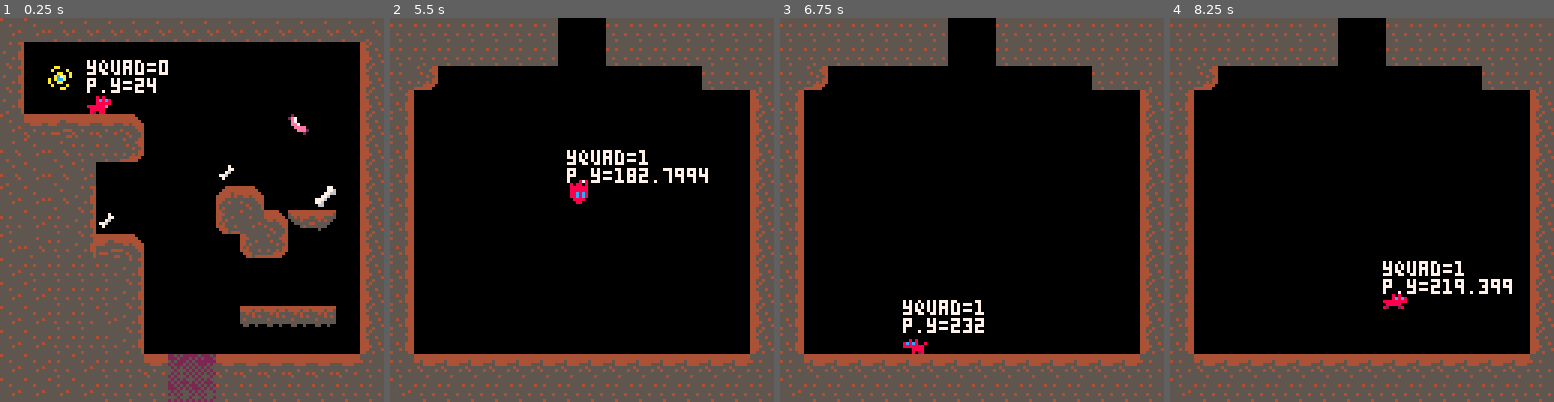
Above: before the commit, frames 1-4 (left to right).
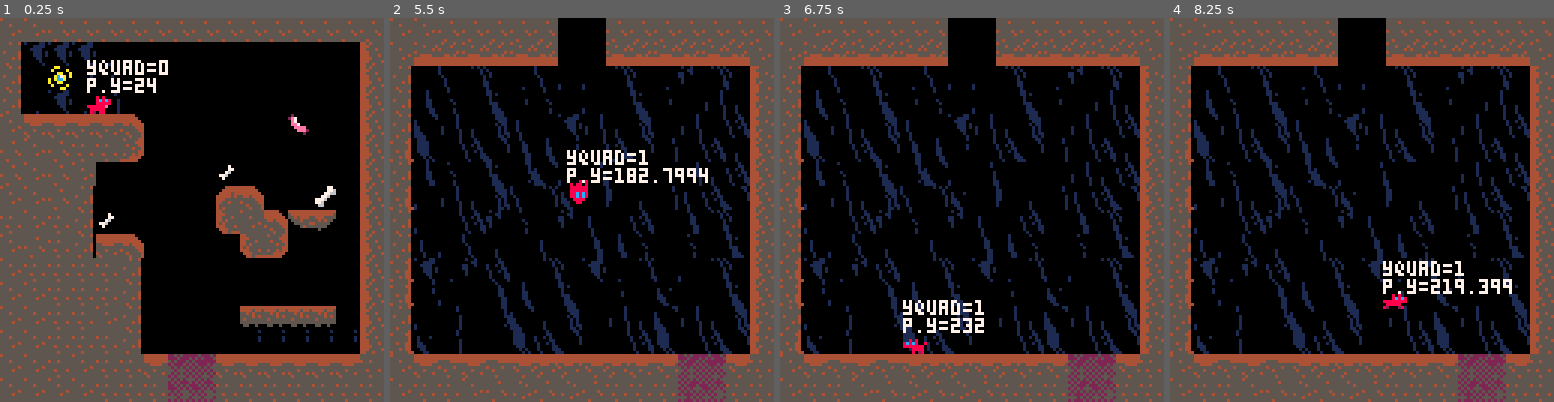
Above: after the commit, the same moments.

Repository: phf5kw/GoodBoy
Game: PICO-8 cartridge game1.p8
Same seed, same stepped clock (60 frames per second), same inputs: the game is played once before the commit and once after it.
Inputs:
- Up to frame 1 (0.25 s): no input
- Up to frame 2 (5.5 s): tap O (Z key) at 0.33, 0.7, 1.43, 2.22, 3.1, 3.98, 4.87 s; hold Left 1.97-2.37 s; hold Right 2.87-3.53 s; hold Up 3.58-4.08 s; hold Right 4.13-4.53 s; hold Left from 5.13 s (still down)
- Up to frame 3 (6.75 s): tap O (Z key) at 5.75, 6.63 s; release Left at 5.8 s; hold Up 5.85-6.18 s; hold Left 6.23-6.63 s
- Up to frame 4 (8.25 s): hold Right 7.13-7.8 s; tap O (Z key) at 7.52 s; hold Up from 7.85 s (still down)

The runs differ from the first frame. In frame 1, 1.4% of the frame differs, in the area x 5-93%, y 6-88%; in frame 2, 16%; in frame 3, 16%; in frame 4, 16%, in the area x 0-100%, y 0-100%.

Commit message:
background

Diff:
--- a/game1.p8
+++ b/game1.p8
@@ -256,6 +256,12 @@
 		end
 	end
 
+	--quad teleport
+	if player.y>=63*8 then
+		player.y=0
+		player.x+=128
+	end
+
 	player.x+=player.dx
 	player.y+=player.dy
 
@@ -341,15 +347,18 @@
 end
 
 function cam_update()
-	newcamx=flr(player.x/128)*128 newcamy=flr(player.y/128)*128
-	--move y every screen down
-	if newcamy!=camy then
+
+	newcamx=flr(player.x/128)*128
+	newcamy=flr(player.y/128)*128
+
+	--instant transition if ylim hit
+	if newcamx!=camx then
+		camx=newcamx
+		camy=newcamy
+	elseif newcamy!=camy then
+		--move y every screen down
 		camy+=16*sgn(newcamy-camy)
 	end
-	--move x over when hit screen end
-	--if newcamx!=camx then
-		--camx=cam
-	--end
 
 	camera(camx,camy)
 end
@@ -427,39 +436,102 @@
 
 
 
+…(63 lines of a section not shown)…
 __gff__
 0001010000010000000000000808100000010100000100000000000020204000000000000000000000000000000000000000000000000000000000000000000003030303030303030000000000000000030303030303030300000000000000000303030303030707000000000000000001010101000007070000000000000000
 0000000000000000000000000000000000000000000000000000000000000000000000000000000000000000000000000000000000000000000000000000000000000000000000000000000000000000000000000000000000000000000000000000000000000000000000000000000000000000000000000000000000000000
 __map__
-5050525252525252525252525252525200000000000000000000000000000000000000000000000000000000000000000000000000000000000000000000000000000000000000000000000000000000000000000000000000000000000000000000000000000000000000000000000000000000000000000000000000000000
-4748484849000000000000000000005600000000000000000000000000000000000000000000000000000000000000000000000000000000000000000000000000000000000000000000000000000000000000000000000000000000000000000000000000000000000000000000000000000000000000000000000000000000
-47341e5859000000000000000000005600000000000000000000000000000000000000000000000000000000000000000000000000000000000000000000000000000000000000000000000000000000000000000000000000000000000000000000000000000000000000000000000000000000000000000000000000000000
-4749484969000000000000000000005600000000000000000000000000000000000000000000000000000000000000000000000000000000000000000000000000000000000000000000000000000000000000000000000000000000000000000000000000000000000000000000000000000000000000000000000000000000
-5040454040430000000000001d00005600000000000000000000000000000000000000000000000000000000000000000000000000000000000000000000000000000000000000000000000000000000000000000000000000000000000000000000000000000000000000000000000000000000000000000000000000000000
-5250525151630000000000000000005600000000000000000000000000000000000000000000000000000000000000000000000000000000000000000000000000000000000000000000000000000000000000000000000000000000000000000000000000000000000000000000000000000000000000000000000000000000
-5250525000000000000c00000000005600000000000000000000000000000000000000000000000000000000000000000000000000000000000000000000000000000000000000000000000000000000000000000000000000000000000000000000000000000000000000000000000000000000000000000000000000000000
-505052470000000000424300000e005600000000000000000000000000000000000000000000000000000000000000000000000000000000000000000000000000000000000000000000000000000000000000000000000000000000000000000000000000000000000000000000000000000000000000000000000000000000
-515051470c000000006250437372005673720000007370720000007372000000707000000000000000000000000000000000000000000000000000000000000000000000000000000000000000000000000000000000000000000000000000000000000000000000000000000000000000000000000000000000000000000000
-5052514745430000000062630000005600000000000000000000000000000000000000000000000000000000000000000000000000000000000000000000000000000000000000000000000000000000000000000000000000000000000000000000000000000000000000000000000000000000000000000000000000000000
-5051515151470000000000000000005600000000000000000000000000000000000000000000000000000000000000000000000000000000000000000000000000000000000000000000000000000000000000000000000000000000000000000000000000000000000000000000000000000000000000000000000000000000
-5050515151470000000000000000005600000000000000000000000000000000000000000000000000000000000000000000000000000000000000000000000000000000000000000000000000000000000000000000000000000000000000000000000000000000000000000000000000000000000000000000000000000000
-5050515150470000000070707070005600000000000000000000000000000000000000000000000000000000000000000000000000000000000000000000000000000000000000000000000000000000000000000000000000000000000000000000000000000000000000000000000000000000000000000000000000000000
-5050515151470000000058585858585651700000007070707000700000707070000000000000000000000000000000000000000000000000000000000000000000000000000000000000000000000000000000000000000000000000000000000000000000000000000000000000000000000000000000000000000000000000
-5050515051514066674040404040405151000000000000000000000000000000000000000000000000000000000000000000000000000000000000000000000000000000000000000000000000000000000000000000000000000000000000000000000000000000000000000000000000000000000000000000000000000000
-5050505051515177775151515151515151414141414141414141414141410000000000000000000000000000000000000000000000000000000000000000000000000000000000000000000000000000000000000000000000000000000000000000000000000000000000000000000000000000000000000000000000000000
-5151515151515176775151515151515100000000000000000000000000000000000000000000000000000000000000000000000000000000000000000000000000000000000000000000000000000000000000000000000000000000000000000000000000000000000000000000000000000000000000000000000000000000
-5151515151515177775151515151515100000000000000000000000000000000000000000000000000000000000000000000000000000000000000000000000000000000000000000000000000000000000000000000000000000000000000000000000000000000000000000000000000000000000000000000000000000000
-5163000000000000000000000051515100000000000000000000000000000000000000000000000000000000000000000000000000000000000000000000000000000000000000000000000000000000000000000000000000000000000000000000000000000000000000000000000000000000000000000000000000000000
-5700000000000000000000000000005600000000000000000000000000000000000000000000000000000000000000000000000000000000000000000000000000000000000000000000000000000000000000000000000000000000000000000000000000000000000000000000000000000000000000000000000000000000
-5700000000000000000000000000005600000000000000000000000000000000000000000000000000000000000000000000000000000000000000000000000000000000000000000000000000000000000000000000000000000000000000000000000000000000000000000000000000000000000000000000000000000000
-5700000000000000000000000000005600000000000000000000000000000000000000000000000000000000000000000000000000000000000000000000000000000000000000000000000000000000000000000000000000000000000000000000000000000000000000000000000000000000000000000000000000000000
-5700000000000000000000000000005600000000000000000000000000000000000000000000000000000000000000000000000000000000000000000000000000000000000000000000000000000000000000000000000000000000000000000000000000000000000000000000000000000000000000000000000000000000
-5700000000000000000000000000005600000000000000000000000000000000000000000000000000000000000000000000000000000000000000000000000000000000000000000000000000000000000000000000000000000000000000000000000000000000000000000000000000000000000000000000000000000000
-5700000000000000000000000000005600000000000000000000000000000000000000000000000000000000000000000000000000000000000000000000000000000000000000000000000000000000000000000000000000000000000000000000000000000000000000000000000000000000000000000000000000000000
-5700000000000000000000000000005600000000000000000000000000000000000000000000000000000000000000000000000000000000000000000000000000000000000000000000000000000000000000000000000000000000000000000000000000000000000000000000000000000000000000000000000000000000
-5700000000000000000000000000005600000000000000000000000000000000000000000000000000000000000000000000000000000000000000000000000000000000000000000000000000000000000000000000000000000000000000000000000000000000000000000000000000000000000000000000000000000000
-5700000000000000000000000000005600000000000000000000000000000000000000000000000000000000000000000000000000000000000000000000000000000000000000000000000000000000000000000000000000000000000000000000000000000000000000000000000000000000000000000000000000000000
-5700000000000000000000000000005600000000000000000000000000000000000000000000000000000000000000000000000000000000000000000000000000000000000000000000000000000000000000000000000000000000000000000000000000000000000000000000000000000000000000000000000000000000
-5700000000000000000000000000005600000000000000000000000000000000000000000000000000000000000000000000000000000000000000000000000000000000000000000000000000000000000000000000000000000000000000000000000000000000000000000000000000000000000000000000000000000000
-5141414141414141414141414141415100000000000000000000000000000000000000000000000000000000000000000000000000000000000000000000000000000000000000000000000000000000000000000000000000000000000000000000000000000000000000000000000000000000000000000000000000000000
-5051515151515151515151515151515100000000000000000000000000000000000000000000000000000000000000000000000000000000000000000000000000000000000000000000000000000000000000000000000000000000000000000000000000000000000000000000000000000000000000000000000000000000
+5050525252525252525252525252525250505050505050484850505050505046000000000000000000000000000000000000000000000000000000000000000000000000000000000000000000000000000000000000000000000000000000000000000000000000000000000000000000000000000000000000000000000000
+4748484849000000000000000000005657515151515151484851515151515146000000000000000000000000000000000000000000000000000000000000000000000000000000000000000000000000000000000000000000000000000000000000000000000000000000000000000000000000000000000000000000000000
+47341e5859000000000000000000005657000000000000000000000000000046000000000000000000000000000000000000000000000000000000000000000000000000000000000000000000000000000000000000000000000000000000000000000000000000000000000000000000000000000000000000000000000000
+4749484969000000000000000000005657000000000000000000000000000046000000000000000000000000000000000000000000000000000000000000000000000000000000000000000000000000000000000000000000000000000000000000000000000000000000000000000000000000000000000000000000000000
+5040404040430000000000001d00005657000000000000000000000000000046000000000000000000000000000000000000000000000000000000000000000000000000000000000000000000000000000000000000000000000000000000000000000000000000000000000000000000000000000000000000000000000000
+5250525151630000000000000000005657000000000000000000000000000046000000000000000000000000000000000000000000000000000000000000000000000000000000000000000000000000000000000000000000000000000000000000000000000000000000000000000000000000000000000000000000000000
+5250525000000000000c00000000005657000000000000000000000000000046000000000000000000000000000000000000000000000000000000000000000000000000000000000000000000000000000000000000000000000000000000000000000000000000000000000000000000000000000000000000000000000000
+505052470000000000424300000e005657000000000000000000000000000046000000000000000000000000000000000000000000000000000000000000000000000000000000000000000000000000000000000000000000000000000000000000000000000000000000000000000000000000000000000000000000000000
+515051470c000000006250437372005651720000007370720000007372000046707000000000000000000000000000000000000000000000000000000000000000000000000000000000000000000000000000000000000000000000000000000000000000000000000000000000000000000000000000000000000000000000
+5052514740430000000062630000005657000000000000000000000000000046000000000000000000000000000000000000000000000000000000000000000000000000000000000000000000000000000000000000000000000000000000000000000000000000000000000000000000000000000000000000000000000000
+5051515151470000000000000000005657000000000000000000000000000046000000000000000000000000000000000000000000000000000000000000000000000000000000000000000000000000000000000000000000000000000000000000000000000000000000000000000000000000000000000000000000000000
+5050515151470000000000000000005657000000000000000000000000000046000000000000000000000000000000000000000000000000000000000000000000000000000000000000000000000000000000000000000000000000000000000000000000000000000000000000000000000000000000000000000000000000
+5050515150470000000070707070005657000000000000000000000000000046000000000000000000000000000000000000000000000000000000000000000000000000000000000000000000000000000000000000000000000000000000000000000000000000000000000000000000000000000000000000000000000000
+5050515151470000000058585858585651700000007070707000700000707046000000000000000000000000000000000000000000000000000000000000000000000000000000000000000000000000000000000000000000000000000000000000000000000000000000000000000000000000000000000000000000000000
+5050515051514066674040404040405157000000000000000000000000000046000000000000000000000000000000000000000000000000000000000000000000000000000000000000000000000000000000000000000000000000000000000000000000000000000000000000000000000000000000000000000000000000
+5050505051515177775151515151515151414166674141414141414141414046000000000000000000000000000000000000000000000000000000000000000000000000000000000000000000000000000000000000000000000000000000000000000000000000000000000000000000000000000000000000000000000000
+5050525252525266675252525252525200000000000000000000000000000000000000000000000000000000000000000000000000000000000000000000000000000000000000000000000000000000000000000000000000000000000000000000000000000000000000000000000000000000000000000000000000000000
+5044454445444576774445444544455000000000000000000000000000000000000000000000000000000000000000000000000000000000000000000000000000000000000000000000000000000000000000000000000000000000000000000000000000000000000000000000000000000000000000000000000000000000
+474c4d4e4f494d6a6a4e4f494a4e4f4600000000000000000000000000000000000000000000000000000000000000000000000000000000000000000000000000000000000000000000000000000000000000000000000000000000000000000000000000000000000000000000000000000000000000000000000000000000
+475c5d5e5f595d5e6a5e5f595a6d6e4600000000000000000000000000000000000000000000000000000000000000000000000000000000000000000000000000000000000000000000000000000000000000000000000000000000000000000000000000000000000000000000000000000000000000000000000000000000
+476c6d6e6f4b4c486d6e6f4c6d7d7e4600000000000000000000000000000000000000000000000000000000000000000000000000000000000000000000000000000000000000000000000000000000000000000000000000000000000000000000000000000000000000000000000000000000000000000000000000000000
+577c7d7e7f5b5c587d7e7f697d7e6e5600000000000000000000000000000000000000000000000000000000000000000000000000000000000000000000000000000000000000000000000000000000000000000000000000000000000000000000000000000000000000000000000000000000000000000000000000000000
+475c5d5e5f6b6c68696a5e796d6e7e5600000000000000000000000000000000000000000000000000000000000000000000000000000000000000000000000000000000000000000000000000000000000000000000000000000000000000000000000000000000000000000000000000000000000000000000000000000000
+576a6d6e6f4d4e78797a6e694b7e7f5600000000000000000000000000000000000000000000000000000000000000000000000000000000000000000000000000000000000000000000000000000000000000000000000000000000000000000000000000000000000000000000000000000000000000000000000000000000
+476a7d7e4a5d5e4a4b4c7e795b4e4f5600000000000000000000000000000000000000000000000000000000000000000000000000000000000000000000000000000000000000000000000000000000000000000000000000000000000000000000000000000000000000000000000000000000000000000000000000000000
+474b6a4d6e5a4b5a5b5c5d5a5d5e5f4600000000000000000000000000000000000000000000000000000000000000000000000000000000000000000000000000000000000000000000000000000000000000000000000000000000000000000000000000000000000000000000000000000000000000000000000000000000
+5748494a7e4c4e4f48494e686a4e4f5600000000000000000000000000000000000000000000000000000000000000000000000000000000000000000000000000000000000000000000000000000000000000000000000000000000000000000000000000000000000000000000000000000000000000000000000000000000
+57586a5a5b5c5a5f4c595e78795e5f5600000000000000000000000000000000000000000000000000000000000000000000000000000000000000000000000000000000000000000000000000000000000000000000000000000000000000000000000000000000000000000000000000000000000000000000000000000000
+4768694c6b6c6e6f4c6d6e6c6d6e6f4600000000000000000000000000000000000000000000000000000000000000000000000000000000000000000000000000000000000000000000000000000000000000000000000000000000000000000000000000000000000000000000000000000000000000000000000000000000
+5778694c7b7c7e7f4c7d7e7c7d7e7f4600000000000000000000000000000000000000000000000000000000000000000000000000000000000000000000000000000000000000000000000000000000000000000000000000000000000000000000000000000000000000000000000000000000000000000000000000000000
+5040554055415454415440416667415100000000000000000000000000000000000000000000000000000000000000000000000000000000000000000000000000000000000000000000000000000000000000000000000000000000000000000000000000000000000000000000000000000000000000000000000000000000
+5051515052535253525151517677515100000000000000000000000000000000000000000000000000000000000000000000000000000000000000000000000000000000000000000000000000000000000000000000000000000000000000000000000000000000000000000000000000000000000000000000000000000000
Not shown, changed: 95 lines of the sprite sheet (__gfx__) section of game1.p8
